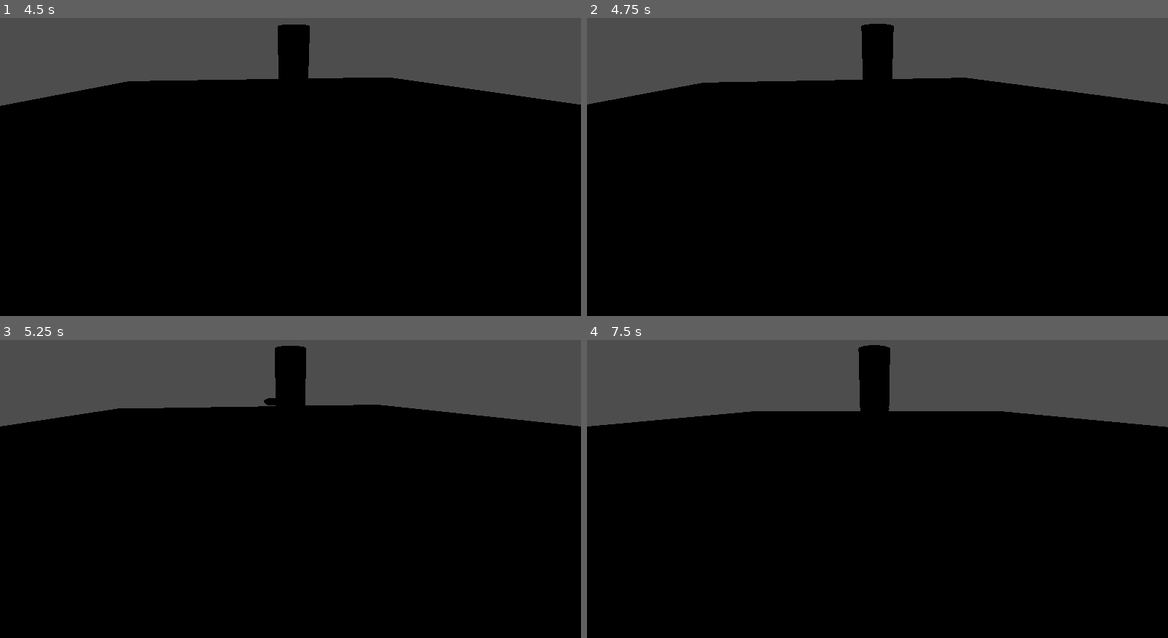
Above: before the commit, frames 1-4 (two rows, left to right).
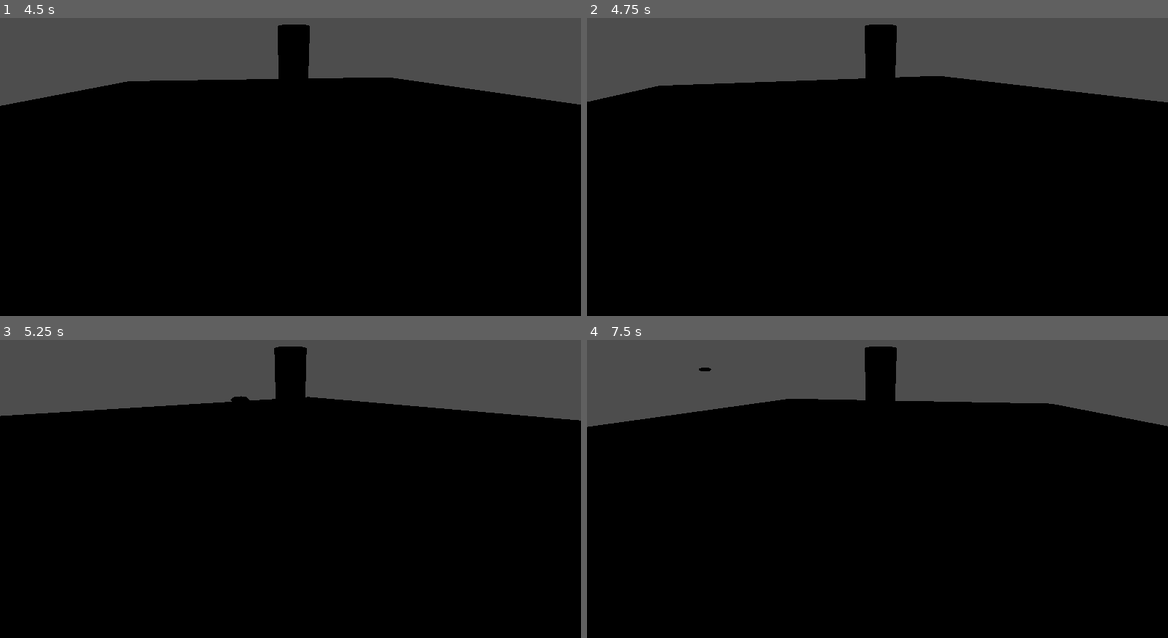
Above: after the commit, the same moments.

Repository: uunotap/GameJamArenaUTU
Game: Godot game, scene res://scenes/levels/test_level.tscn
Two runs of this game, one before a commit and one after it. Both use one fixed random seed, a clock stepped at 60 frames per second and the inputs below.
Inputs:
- Up to frame 1 (4.5 s): tap Enter (ui_accept) at 0.5, 0.77, 1.25, 1.52, 2.75, 3.02, 3.77, 4.25 s; hold E (dash_right) 0.53-1.28 s; hold X (attackbutton) 0.53-1.28 s; hold Down (ui_down) 1.28-2.03 s; tap X (attackbutton) at 1.35, 2.85, 4.35 s; hold E (dash_right) 2.03-2.78 s; hold X (attackbutton) 2.03-2.78 s; hold Up (ui_up) 2.78-3.53 s; hold X (attackbutton) 3.53-4.28 s; hold Q (dash_left) from 3.53 s (still down)
- Up to frame 2 (4.75 s): keep holding Q (dash_left); tap Enter (ui_accept) at 4.52 s
- Up to frame 3 (5.25 s): release Q (dash_left) at 5.03 s; hold Down (ui_down) from 5.03 s (still down); hold X (attackbutton) from 5.03 s (still down)
- Up to frame 4 (7.5 s): release Down (ui_down) at 5.78 s; release X (attackbutton) at 5.78 s; hold E (dash_right) 5.78-6.53 s; tap X (attackbutton) at 5.85, 7.35 s; tap Enter (ui_accept) at 6.02, 6.77, 7.25 s; hold Up (ui_up) 6.53-7.28 s; hold X (attackbutton) 6.53-7.28 s; hold E (dash_right) from 7.28 s (still down)

Frame 1 is identical in both runs. In frame 2, 0.6% of the frame differs, in the area x 0-100%, y 1-30%; in frame 3, 1.4%; in frame 4, 2.8%.
Error after the commit: Attempt to call function 'play' in base 'null instance' on a null instance. (res://entities/player/player.gd:114)

Commit message:
Update player.gd

Diff:
--- a/entities/player/player.gd
+++ b/entities/player/player.gd
@@ -111,6 +111,7 @@
 	is_dashing = true
 	can_dash = false
 	dash_direction_multiplier = side
+	$"../SFX".play()
 
 # After the duration, stop dashing
 	await get_tree().create_timer(dash_duration).timeout
